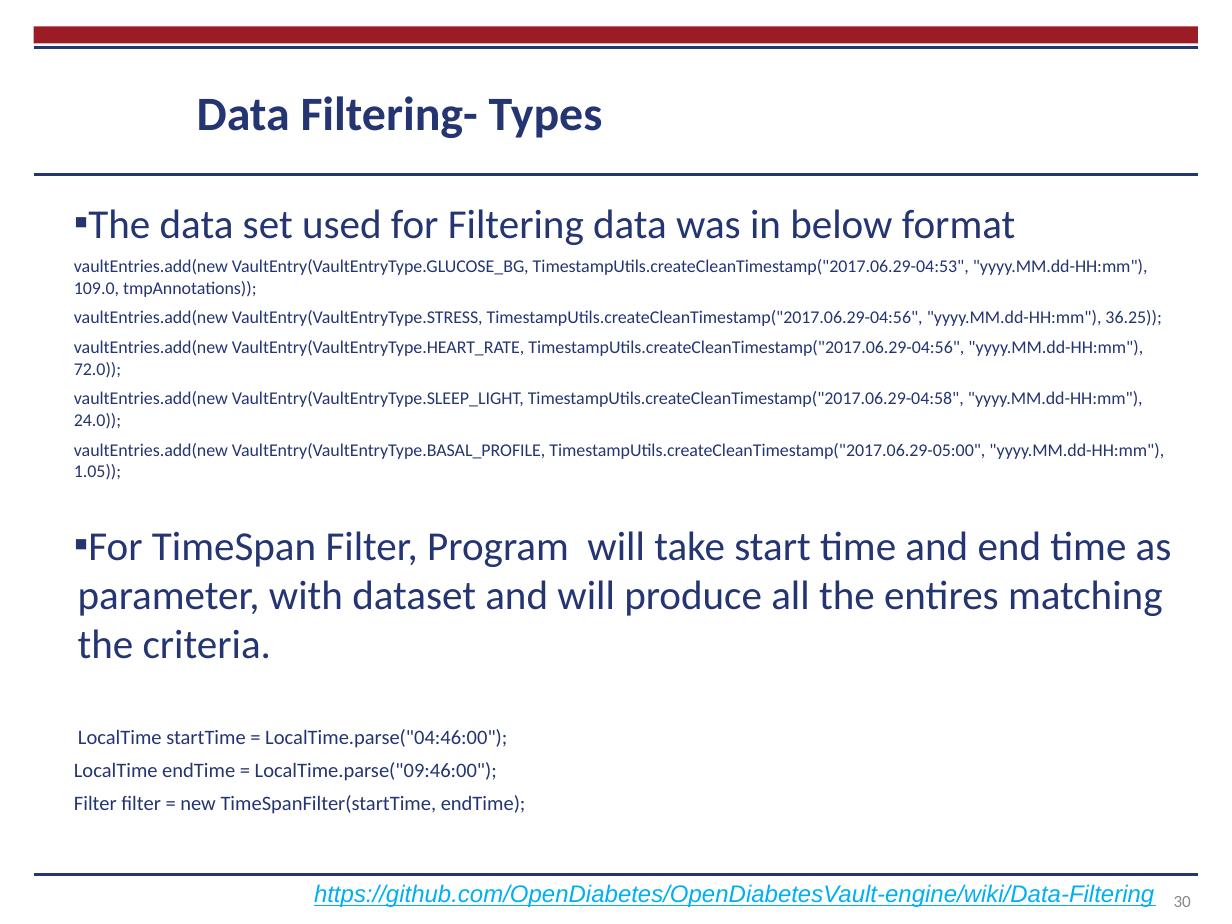
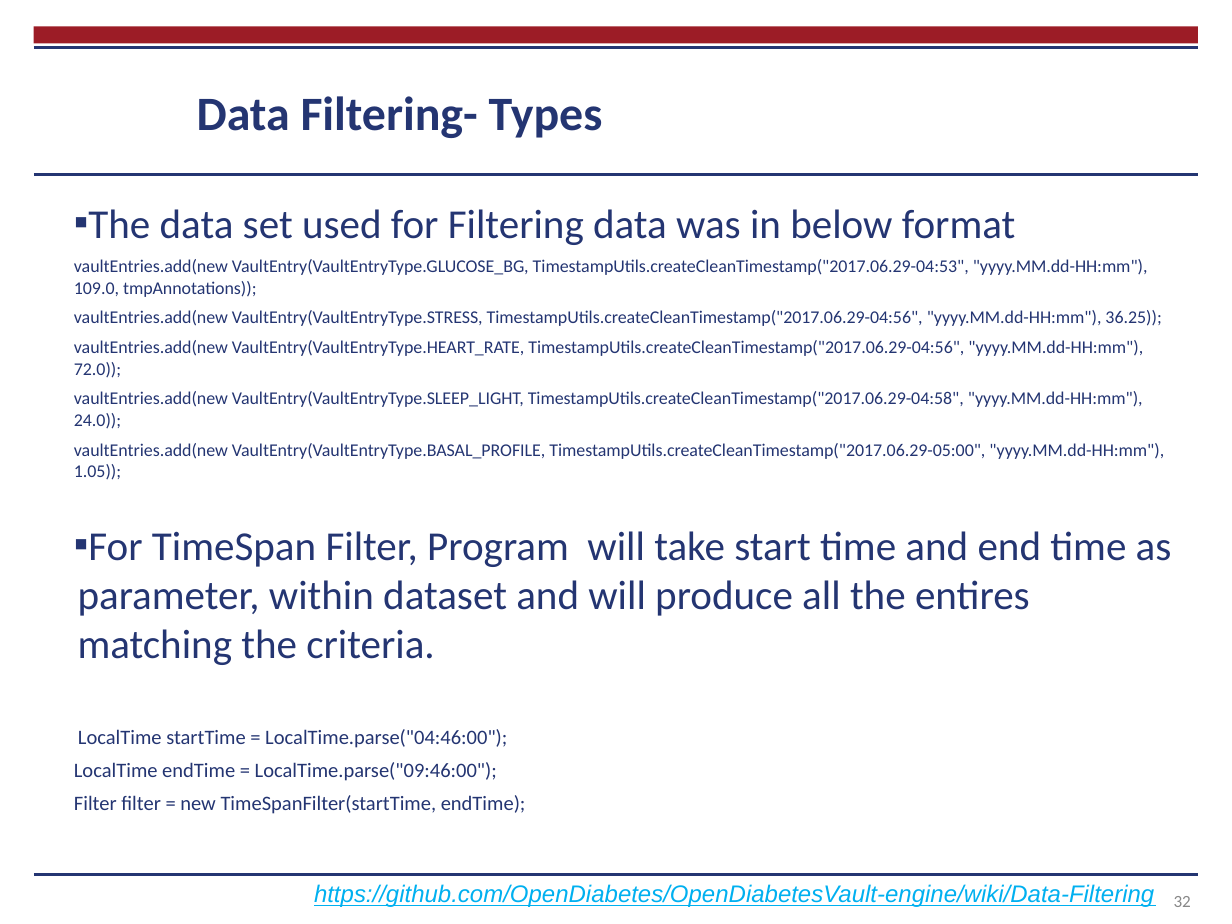
Before and after one commit to chikhalenakush/Report, a slide deck: slide 32 of Thesis presentation.pptx (slide 30 before the commit). Drawn at 1232x924 pixels with LibreOffice and Linux fonts; fonts in the diff are those of the drawing; background and template pictures are left out. Boxes give left, top, right and bottom in pixels: in the first picture for what was removed or moved away, otherwise in the second. Text is boxed around its words. In the diff, an @@ line names an element or a change of style, - is before the commit and + after.

```diff
--- a/Thesis presentation.pptx
+++ b/Thesis presentation.pptx
@@ text at box(78, 531, 1172, 665): text changed @@
-▪ For TimeSpan Filter, Program will take start time and end time as parameter, with dataset and will produce all the entires matching the criteria.
+▪ For TimeSpan Filter, Program will take start time and end time as parameter, within dataset and will produce all the entires matching the criteria.
@@ page number at box(1174, 896, 1191, 907): text changed @@
-30
+32
```
Also in this commit, not shown: 12 other slides changed, 2 slides added, 1 other file.
